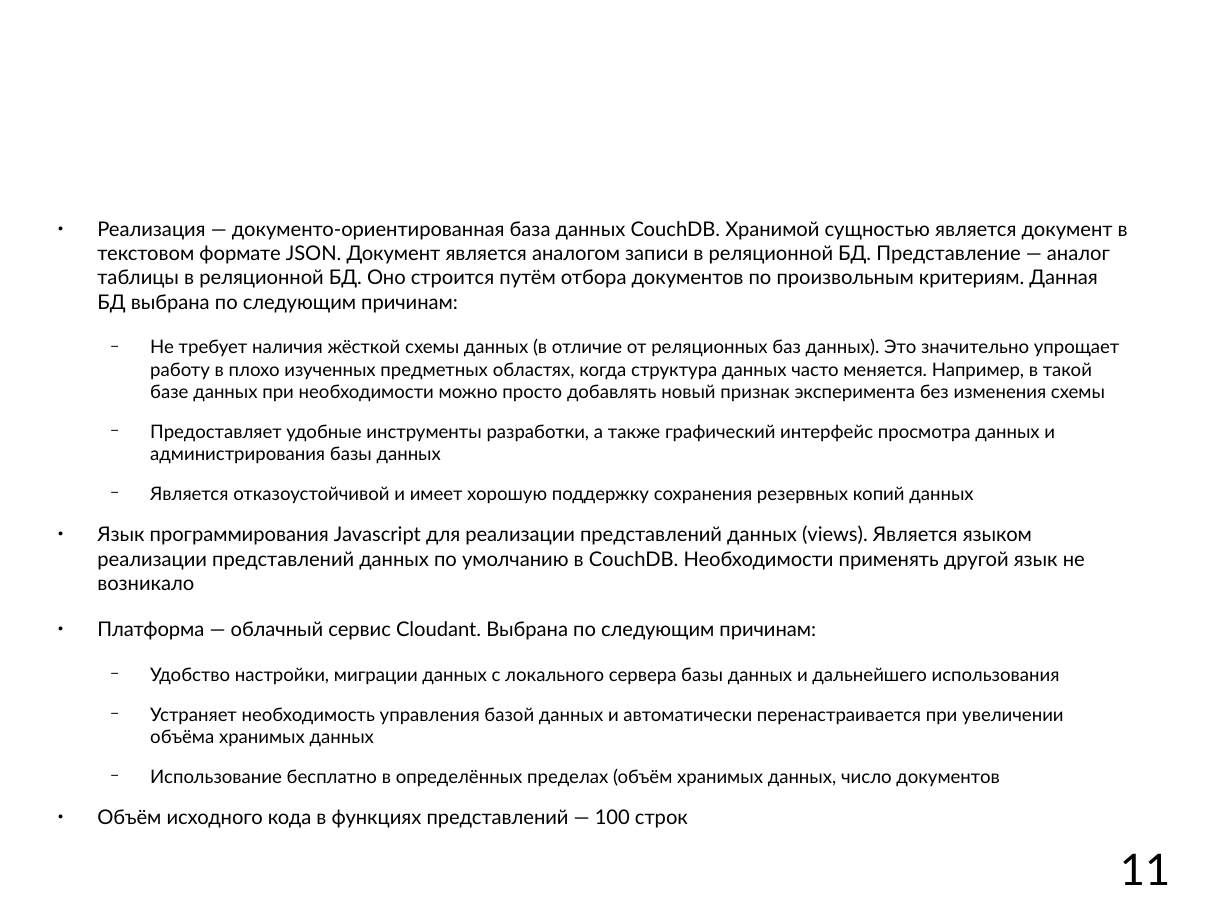
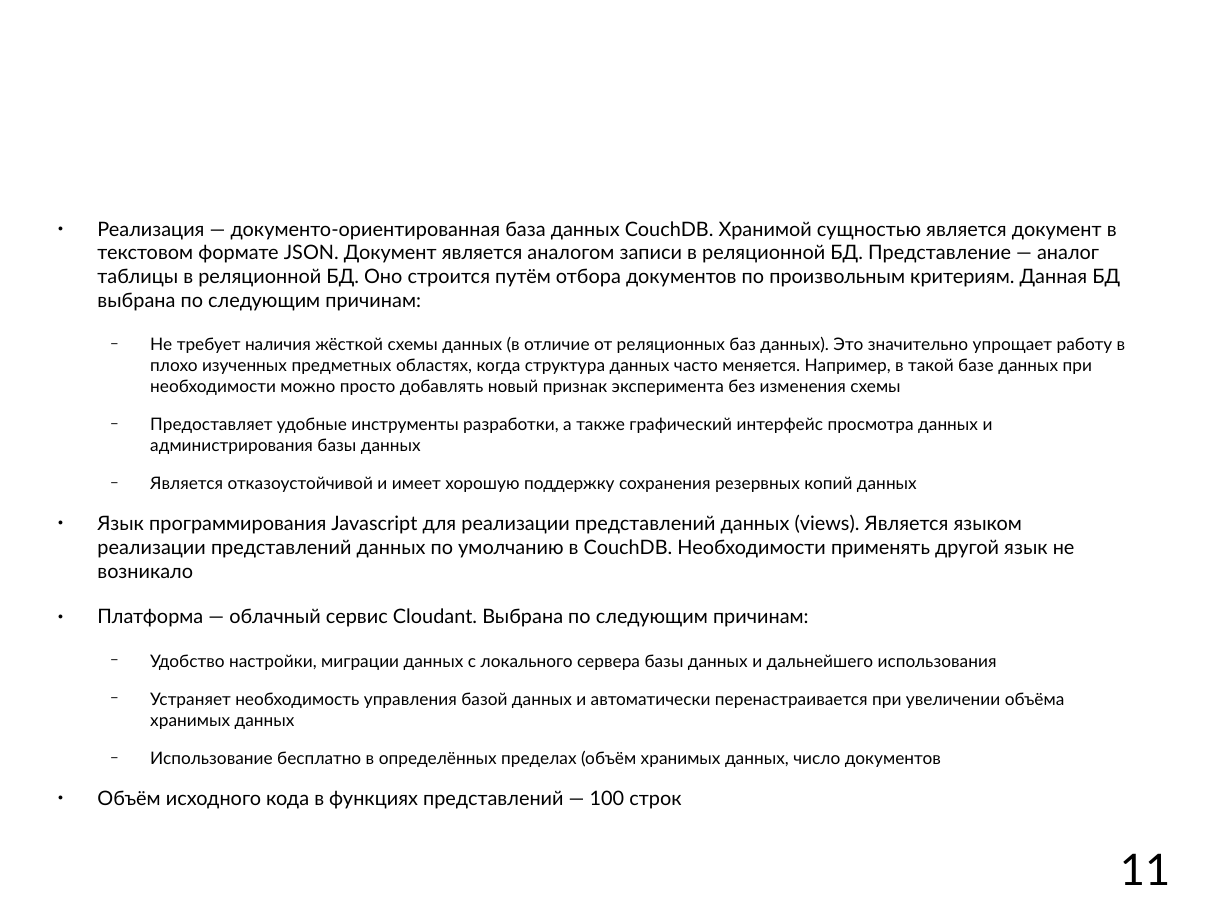
Before and after one commit to mkpankov/adaptor, a slide deck: slide 11 of diploma/defense/brochure.odp. Drawn at 1232x924 pixels with LibreOffice and Linux fonts; fonts in the diff are those of the drawing; background and template pictures are left out. Boxes give left, top, right and bottom in pixels: in the first picture for what was removed or moved away, otherwise in the second. Text is boxed around its words. In the diff, an @@ line names an element or a change of style, - is before the commit and + after.

Commit message:
Enhanced font size on some pages.

```diff
--- a/diploma/defense/brochure.odp
+++ b/diploma/defense/brochure.odp
@@ text "Реализация — документо-ориентированная база данных ..." at [97, 221, 1126, 809]: size 13 to 12.8 pt in "Реализация — документо-ориентированная база данных CouchDB.  ...", "Язык программирования Javascript для реализации представлени ...", "Платформа — облачный сервис Cloudant. Выбрана по ...", "Объём исходного кода в функциях представлений — ..."; size 12 to 11.2 pt in "Не требует наличия жёсткой схемы данных (в ...", "Предоставляет удобные инструменты разработки, а также графич ...", "Является отказоустойчивой и имеет хорошую поддержку сохранен ...", "Удобство настройки, миграции данных с локального сервера ..." and 2 more places @@
```
Also in this commit, not shown: 3 other slides changed.
